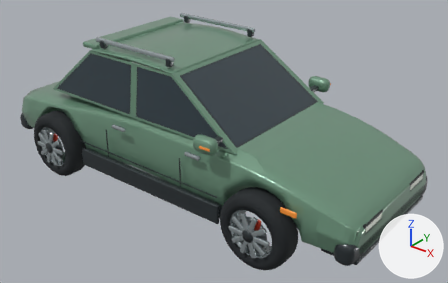
The Blender file ai_builder/static/models/city-suv-v1.blend as it was, and as the next commit left it.
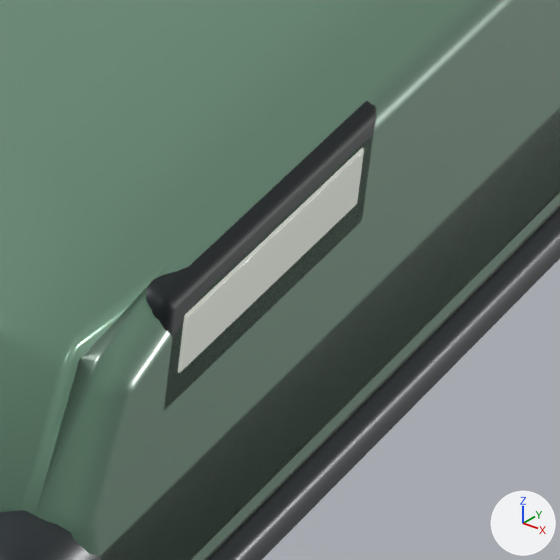
The first picture shows the older version from a 50 mm lens placed at (4.41, -5.1, 3.83), pointed at (0.29, 0.04, 0.64). The close-ups show the older and then the newer version on the part from 78% to 89% of the width and 71% to 88% of the height of that picture. Only the edits that show in the close-ups are written down. Arrows for +X, +Y and +Z are at lower right; the lights stay in place.

Names of what the first close-up shows: 'Front energy-absorbing bumper', 'Front splitter', 'Projector LED', 'Projector headlamp housing', 'Sculpted one-piece painted body'.
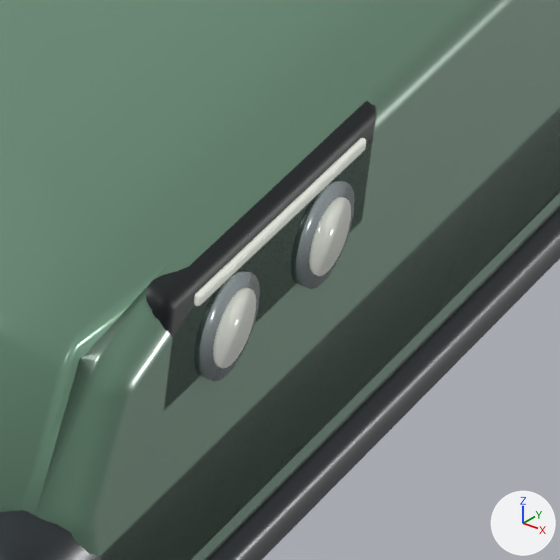
Boxes (x1, y1, x2, y2) around the edits, measured in the close-ups (560 x 560 px):
'Projector LED', deleted: before (178, 148, 364, 373)
'Upper daytime running light', added: after (194, 138, 366, 306)
'Round projector bezel', added: after (194, 268, 260, 382)
'Round projector bezel.001', added: after (291, 178, 355, 289)
'Recessed projector lens', added: after (213, 287, 256, 368)
'Recessed projector lens.001', added: after (309, 197, 351, 276)

The change, as a list of edits to the scene's bpy script:
```text
Add me_cube_204:
    me_cube_204.from_pydata(...)  # 96 vertices, 98 faces; spans x -0.003..0.003, y -0.145..0.145, z -0.006..0.006
    me_cube_204.materials.append(mat_led_projector_lens)  # white #f0f5ea, glowing white #f0f5ea
Add me_cylinder_031:
    me_cylinder_031.from_pydata(...)  # a 24-sided cylinder along z spanning x -0.033..0.033, y -0.033..0.033, z -0.002..0.002
    me_cylinder_031.polygons.foreach_set('use_smooth', [True] * 26)
    me_cylinder_031.materials.append(mat_led_projector_lens)  # white #f0f5ea, glowing white #f0f5ea
Add me_cylinder_030:
    me_cylinder_030.from_pydata(...)  # a 24-sided cylinder along z spanning x -0.045..0.045, y -0.045..0.045, z -0.007..0.007
    me_cylinder_030.polygons.foreach_set('use_smooth', [True] * 26)
    me_cylinder_030.materials.append(mat_forged_satin_alloy)  # light grey #bcc7ca
Remove ob_projector_led:
    ob_projector_led = bpy.data.objects.new('Projector LED', me_cube_164)
    ob_projector_led.location = (2.474, -0.485, 0.67)
Add ob_upper_daytime_running_light:
    ob_upper_daytime_running_light = bpy.data.objects.new('Upper daytime running light', me_cube_204)
    ob_upper_daytime_running_light.location = (2.479, -0.485, 0.707)
Add ob_recessed_projector_lens_001:
    ob_recessed_projector_lens_001 = bpy.data.objects.new('Recessed projector lens.001', me_cylinder_031)
    ob_recessed_projector_lens_001.location = (2.486, -0.402, 0.653)
    ob_recessed_projector_lens_001.rotation_euler = (0.0, 1.571, 0.0)  # degrees (0, 90, 0)
Add ob_round_projector_bezel_001:
    ob_round_projector_bezel_001 = bpy.data.objects.new('Round projector bezel.001', me_cylinder_030)
    ob_round_projector_bezel_001.location = (2.478, -0.402, 0.653)
    ob_round_projector_bezel_001.rotation_euler = (0.0, 1.571, 0.0)  # degrees (0, 90, 0)
Add ob_recessed_projector_lens:
    ob_recessed_projector_lens = bpy.data.objects.new('Recessed projector lens', me_cylinder_031.copy())
    ob_recessed_projector_lens.location = (2.486, -0.568, 0.653)
    ob_recessed_projector_lens.rotation_euler = (0.0, 1.571, 0.0)  # degrees (0, 90, 0)
Add ob_round_projector_bezel:
    ob_round_projector_bezel = bpy.data.objects.new('Round projector bezel', me_cylinder_030.copy())
    ob_round_projector_bezel.location = (2.478, -0.568, 0.653)
    ob_round_projector_bezel.rotation_euler = (0.0, 1.571, 0.0)  # degrees (0, 90, 0)
```
